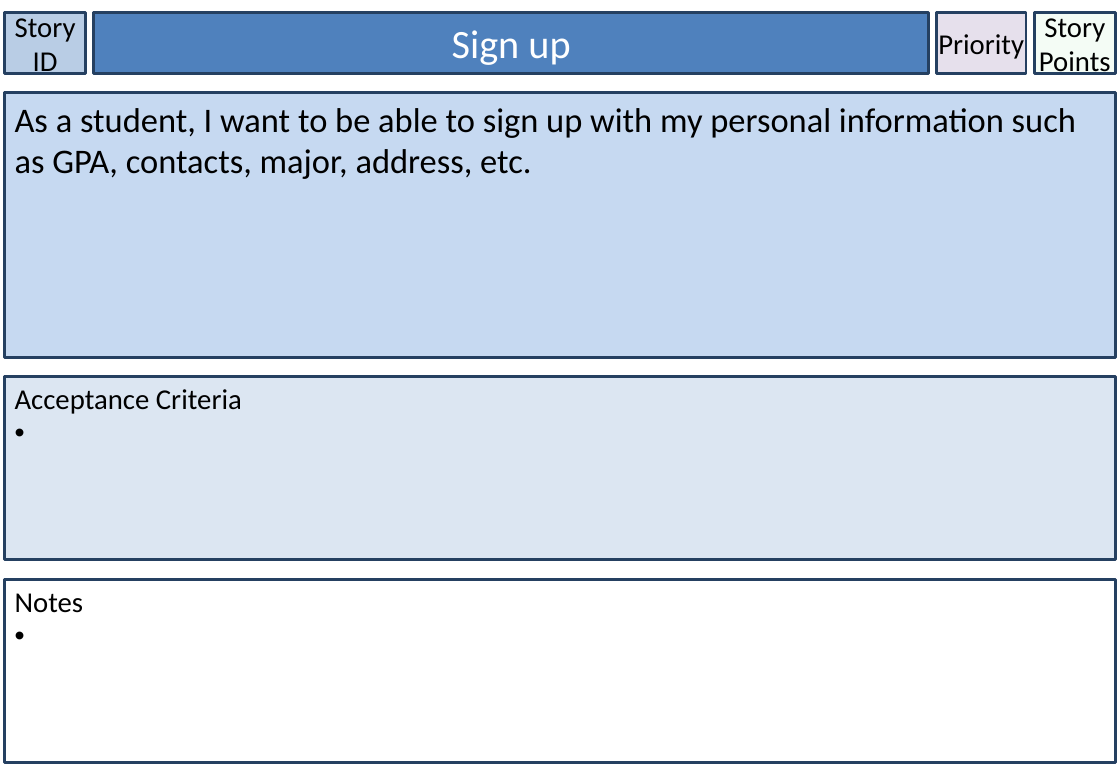
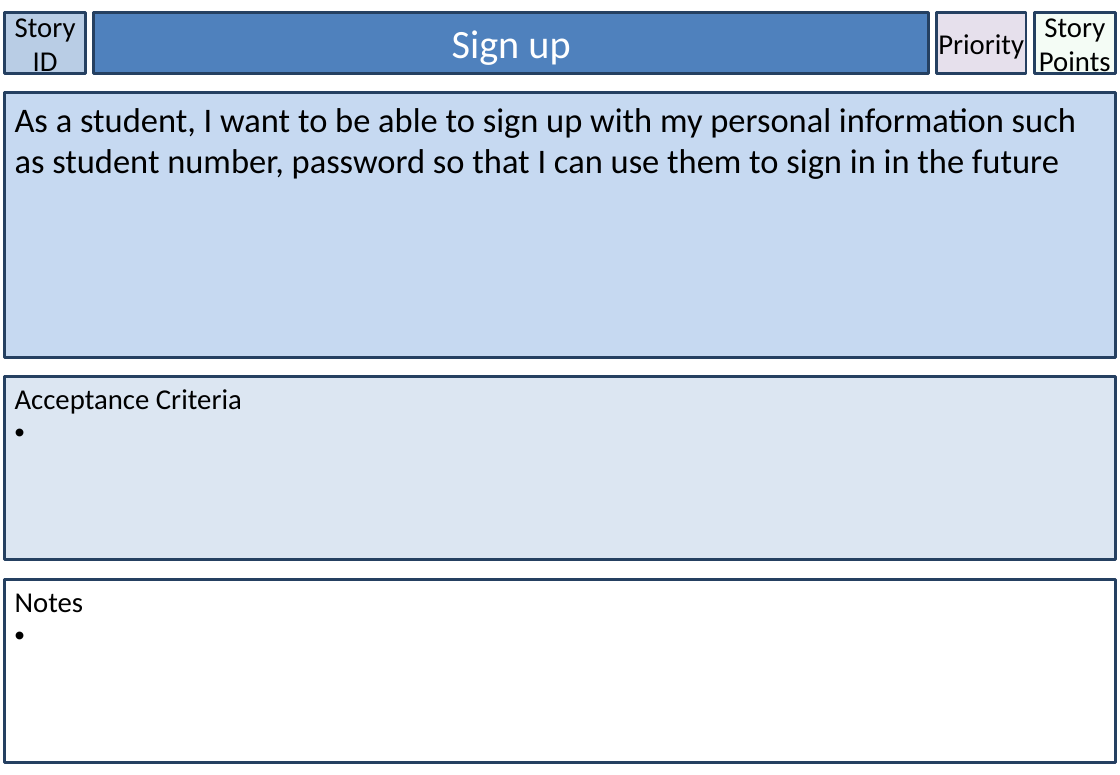
Before and after one commit to BrissyKim/group14, a slide deck: slide 1 of User_story/User stories - Sean.pptx. Drawn at 1120x775 pixels with LibreOffice and Linux fonts; fonts in the diff are those of the drawing. Boxes give left, top, right and bottom in pixels: in the first picture for what was removed or moved away, otherwise in the second. Text is boxed around its words. In the diff, an @@ line names an element or a change of style, - is before the commit and + after.

```diff
--- a/User_story/User stories - Sean.pptx
+++ b/User_story/User stories - Sean.pptx
@@ text in rectangle at (x1=15, y1=108, x2=1076, y2=179): text changed @@
-As a student, I want to be able to sign up with my personal information such as GPA, contacts, major, address, etc.
+As a student, I want to be able to sign up with my personal information such as student number, password so that I can use them to sign in in the future
```
Also in this commit, not shown: 7 other slides changed, 1 slide added.
